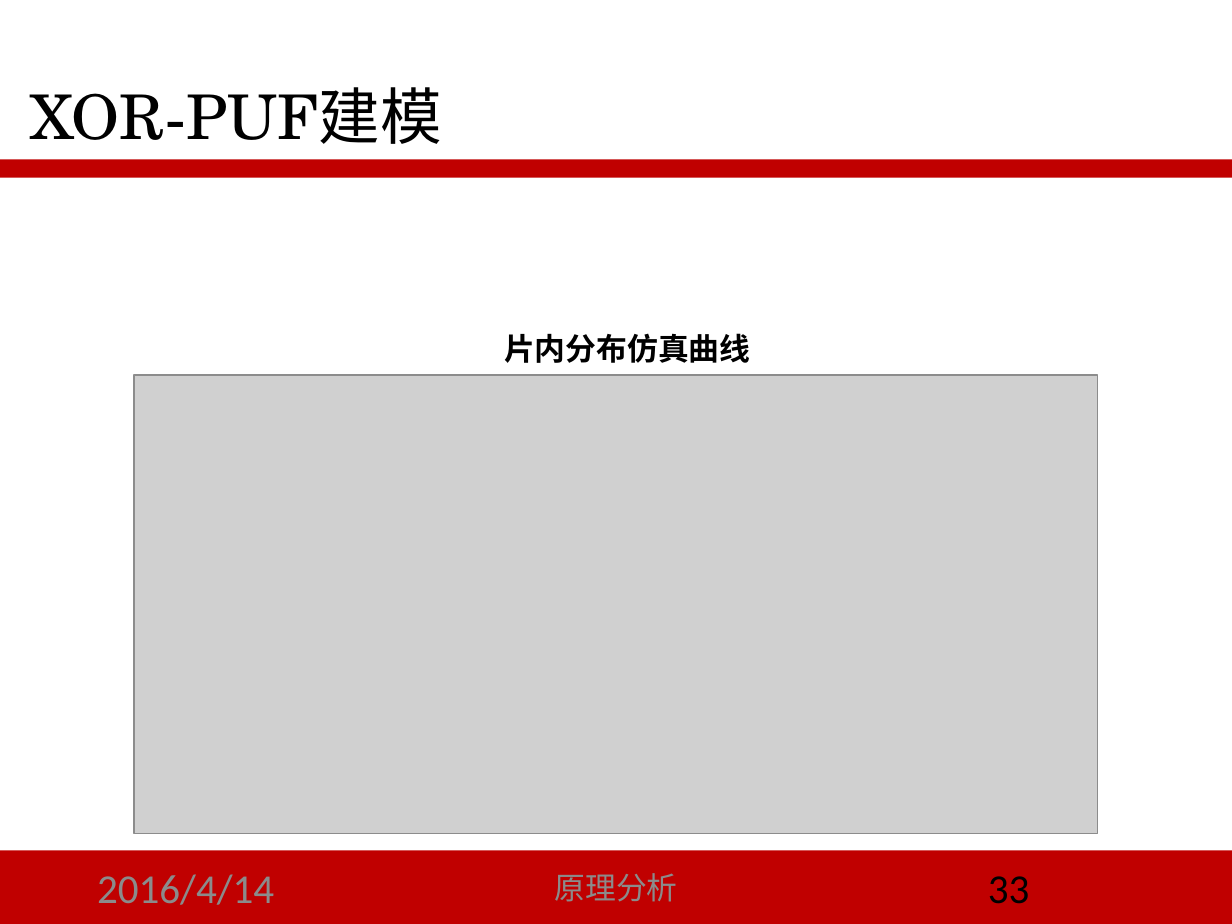
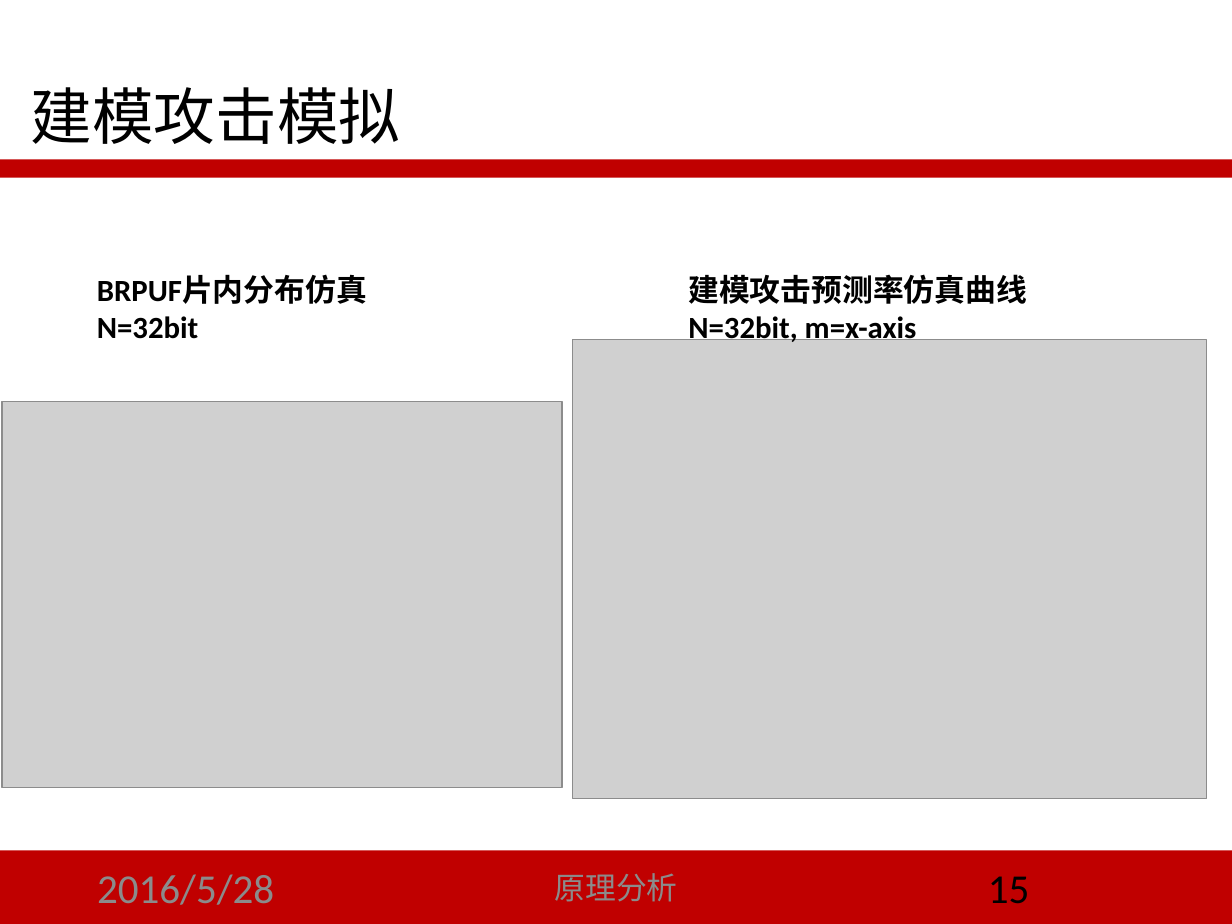
Before and after one commit to LoSealL/masterthesis, a slide deck: slide 15 of 答辩/script_02.pptx (slide 33 before the commit). Drawn at 1232x924 pixels with LibreOffice and Linux fonts; fonts in the diff are those of the drawing; grey boxes stand for pictures. Boxes give left, top, right and bottom in pixels: in the first picture for what was removed or moved away, otherwise in the second. Text is boxed around its words. In the diff, an @@ line names an element or a change of style, - is before the commit and + after.

```diff
--- a/答辩/script_02.pptx
+++ b/答辩/script_02.pptx
@@ title at (31,87,401,144): text changed @@
-XOR-PUF建模
+建模攻击模拟
@@ text added at (97,276,367,339), 18 pt, text #000000, bold @@
+BRPUF片内分布仿真
+N=32bit
@@ text at (688,274,1027,342): text changed @@
-片内分布仿真曲线
+建模攻击预测率仿真曲线
+N=32bit, m=x-axis
@@ picture added at (573,340,1206,798) @@
@@ picture removed at (134,375,1098,833) @@
@@ picture added at (2,402,563,788) @@
@@ text at (97,874,274,905): text changed @@
-2016/4/14
+2016/5/28
@@ page number at (988,876,1030,904): text changed @@
-33
+15
```
Also in this commit, not shown: 26 other slides changed, 7 slides added, 24 slides removed, 5 other files.
